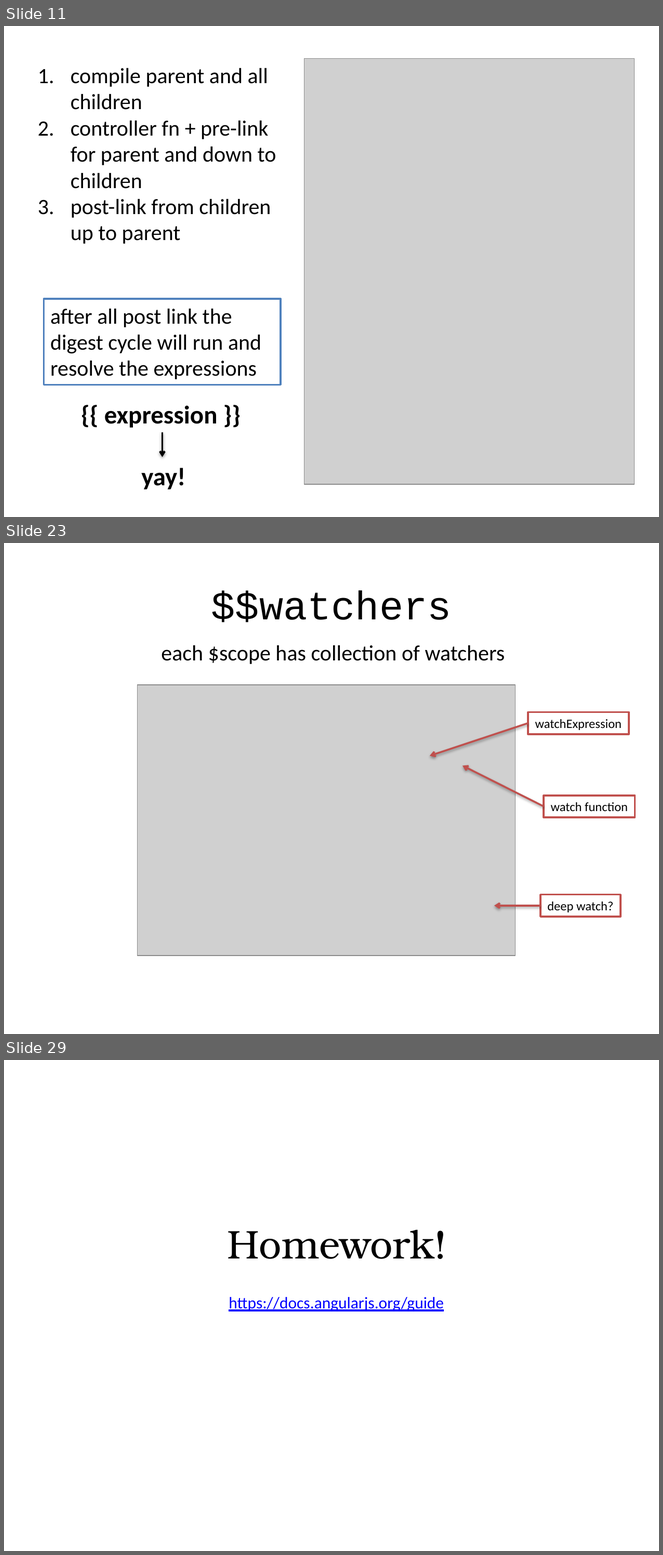
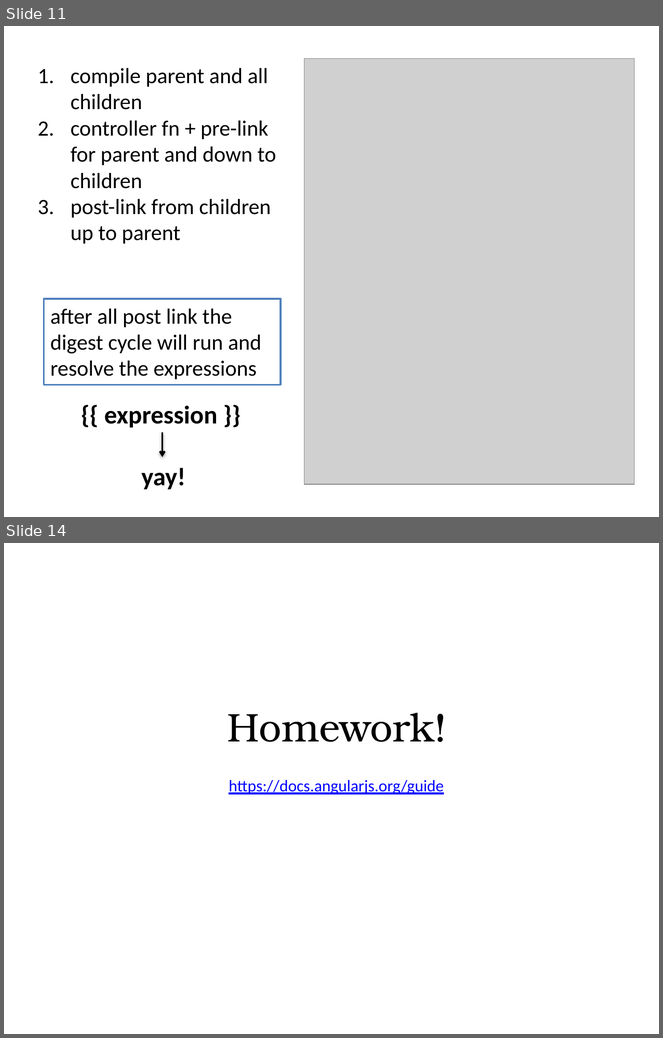
Before and after one commit to alexeymatveevp/angularjs-course, a slide deck: docs/03_directives.pptx. Shown one above the other, each under a label of ours: slides 11, 23 and 29 before the commit, slides 11 and 14 after it; the slides between them are not shown. The pictures are 663x1555 and 663x1038 pixels, drawn with LibreOffice and Linux fonts; fonts in the diff are those of the drawing; grey boxes stand for pictures. Boxes give left, top, right and bottom in pixels: in the first picture for what was removed or moved away, otherwise in the second. Text is boxed around its words. In the diff, an @@ line names an element or a change of style, - is before the commit and + after.

```diff
--- a/docs/03_directives.pptx
+++ b/docs/03_directives.pptx
@@ slide 23 removed at [4,543,659,1034], background #FFFFFF @@
@@ title removed at [211,590,452,623] @@
-$$watchers
@@ text removed at [161,645,505,664] @@
-each $scope has collection of watchers
@@ picture removed at [137,685,515,956] @@
@@ rectangle removed at [528,712,629,734] @@
-watchExpression
@@ arrow removed from (528, 723) to (430, 756) @@
@@ arrow removed from (544, 807) to (463, 766) @@
@@ rectangle removed at [544,796,635,818] @@
-watch function
@@ rectangle removed at [541,895,621,917] @@
-deep watch?
@@ arrow removed from (541, 906) to (494, 906) @@
@@ what was slide 29 is now slide 14 @@
```
Also in this commit, not shown: 3 slides changed, 2 slides added, 16 other slides removed, 31 other files.
